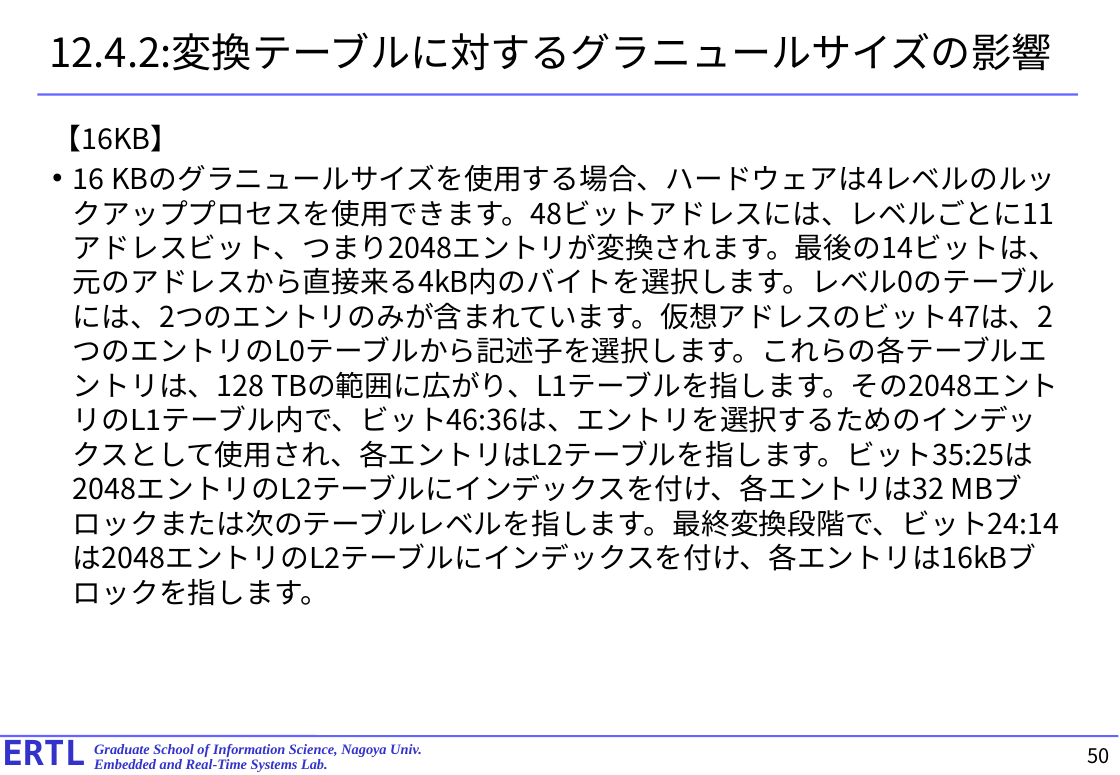
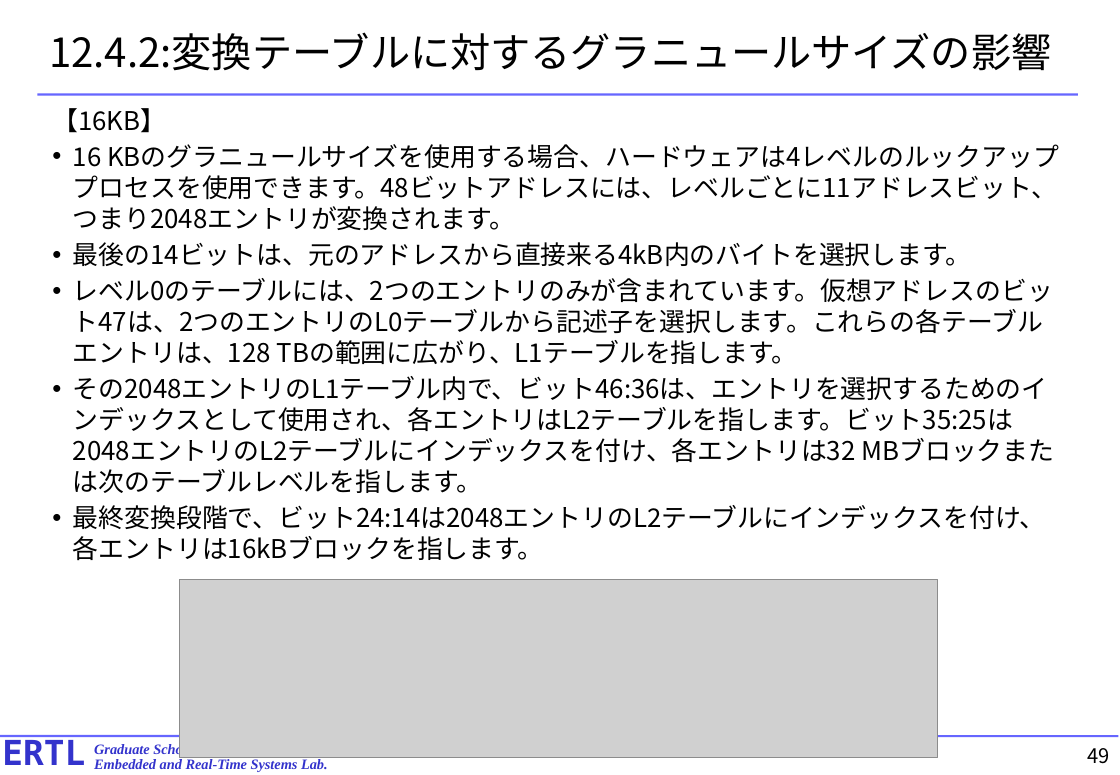
Before and after one commit to exshonda/arm64_basic, a slide deck: slide 49 of text/10.chapter12.pptx (slide 50 before the commit). Drawn at 1120x775 pixels with LibreOffice and Linux fonts; fonts in the diff are those of the drawing; grey boxes stand for pictures. Boxes give left, top, right and bottom in pixels: in the first picture for what was removed or moved away, otherwise in the second. Text is boxed around its words. In the diff, an @@ line names an element or a change of style, - is before the commit and + after.

Commit message:
update

```diff
--- a/text/10.chapter12.pptx
+++ b/text/10.chapter12.pptx
@@ text "【16KB】": place and size @@
-text "【16KB】" at [52, 124, 1060, 606]
+text "【16KB】" at [52, 108, 1059, 561]
@@ text at [52, 108, 166, 133]: size 20 to 18 pt in "【16KB】" @@
@@ text at [73, 144, 1059, 561]: text changed; size 20 to 18 pt @@
-• 16 KBのグラニュールサイズを使用する場合、ハードウェアは4レベルのルックアッププロセスを使用できます。48ビットアドレスには、レベルごとに11アドレスビット、つまり2048エントリが変換されます。最後の14ビットは、元のアドレスから直接来る4kB内のバイトを選択します。レベル0のテーブルには、2つのエントリのみが含まれています。仮想アドレスのビット47は、2つのエントリのL0テーブルから記述子を選択します。これらの各テーブルエントリは、128 TBの範囲に広がり、L1テーブルを指します。その2048エントリのL1テーブル内で、ビット46:36は、エントリを選択するためのインデックスとして使用され、各エントリはL2テーブルを指します。ビット35:25は2048エントリのL2テーブルにインデックスを付け、各エントリは32 MBブロックまたは次のテーブルレベルを指します。最終変換段階で、ビット24:14は2048エントリのL2テーブルにインデックスを付け、各エントリは16kBブロックを指します。
+• 16 KBのグラニュールサイズを使用する場合、ハードウェアは4レベルのルックアッププロセスを使用できます。48ビットアドレスには、レベルごとに11アドレスビット、つまり2048エントリが変換されます。
+• 最後の14ビットは、元のアドレスから直接来る4kB内のバイトを選択します。
+• レベル0のテーブルには、2つのエントリのみが含まれています。仮想アドレスのビット47は、2つのエントリのL0テーブルから記述子を選択します。これらの各テーブルエントリは、128 TBの範囲に広がり、L1テーブルを指します。
+• その2048エントリのL1テーブル内で、ビット46:36は、エントリを選択するためのインデックスとして使用され、各エントリはL2テーブルを指します。ビット35:25は2048エントリのL2テーブルにインデックスを付け、各エントリは32 MBブロックまたは次のテーブルレベルを指します。
+• 最終変換段階で、ビット24:14は2048エントリのL2テーブルにインデックスを付け、各エントリは16kBブロックを指します。
@@ picture added at [179, 579, 938, 758] @@
@@ page number at [1087, 748, 1109, 764]: text changed @@
-50
+49
```
Also in this commit, not shown: 31 other slides changed, 3 slides removed.
